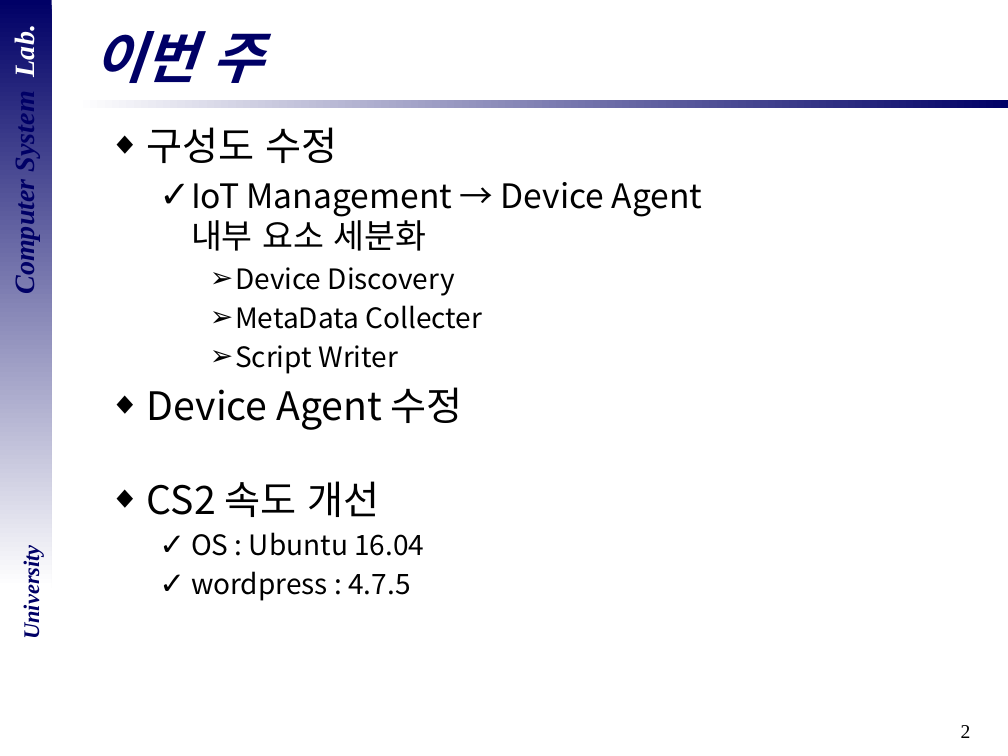
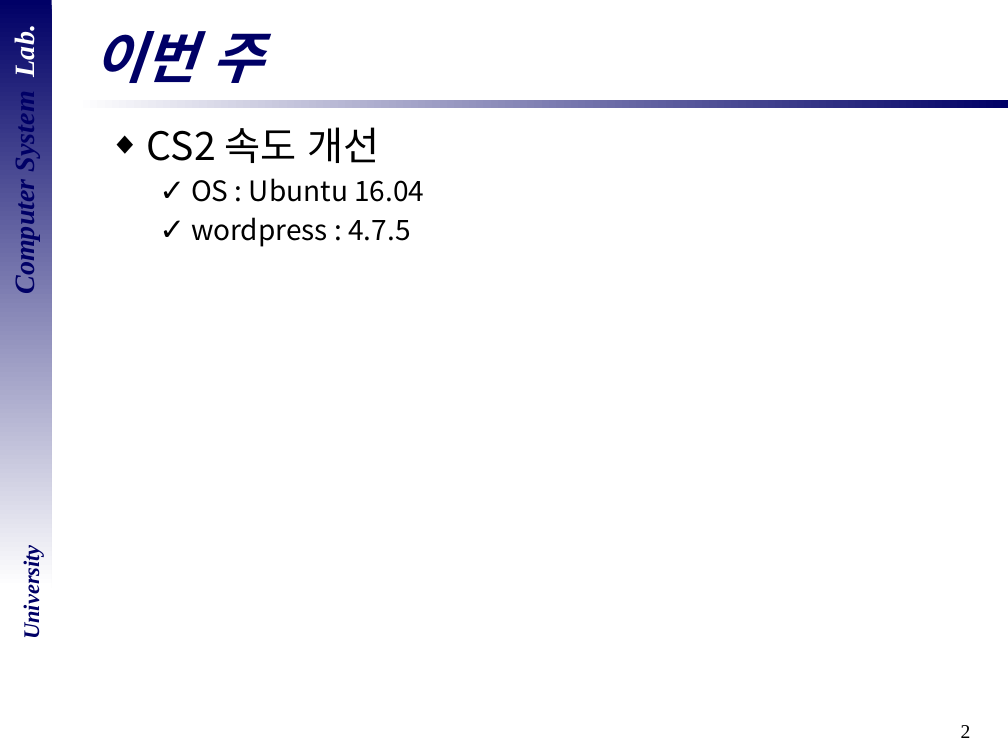
Before and after one commit to vkak006/CSLAB, a slide deck: slide 2 of 세미나 자료모음/2018년도/18.08.28 cs2 홈페이지 속도개선.pptx. Drawn at 1008x756 pixels with LibreOffice and Linux fonts; fonts in the diff are those of the drawing; background and template pictures are left out. Boxes give left, top, right and bottom in pixels: in the first picture for what was removed or moved away, otherwise in the second. Text is boxed around its words. In the diff, an @@ line names an element or a change of style, - is before the commit and + after.

Commit message:
add & change
세미나 자료 추가 및 수정

```diff
--- a/세미나 자료모음/2018년도/18.08.28 cs2 홈페이지 속도개선.pptx
+++ b/세미나 자료모음/2018년도/18.08.28 cs2 홈페이지 속도개선.pptx
@@ text at [147, 127, 703, 430]: paragraphs removed @@
-◆ 구성도 수정
-  ✓ IoT Management → Device Agent
-    내부 요소 세분화
-    ➢ Device Discovery
-    ➢ MetaData Collecter
-    ➢ Script Writer
-◆ Device Agent 수정
```
Also in this commit, not shown: 1 other slide changed, 5 slides removed, 29 other files.
